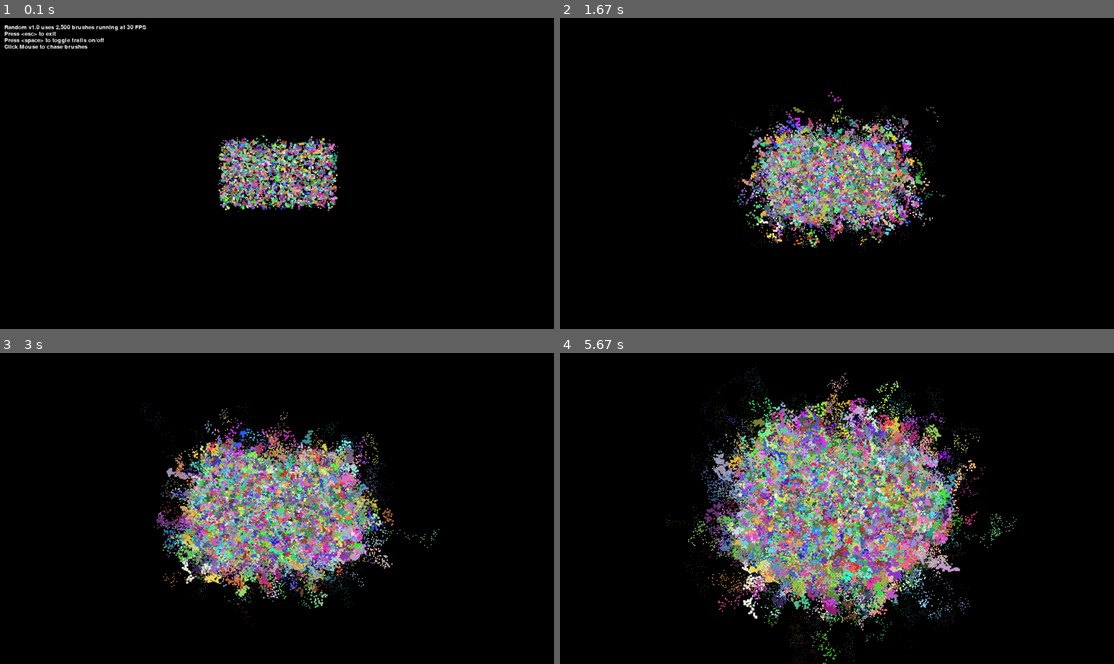
Above: before the commit, frames 1-4 (two rows, left to right).
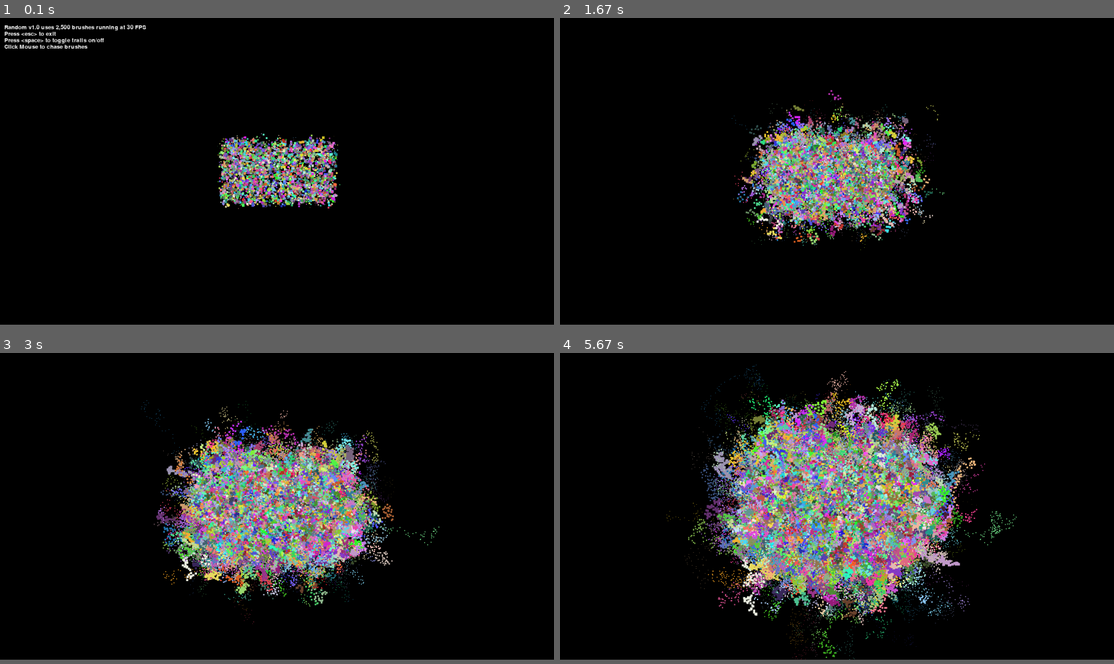
Above: after the commit, the same moments.

Repository: BetMadZac73/PYGAME
Game: pygame game, started from random_draw.py
The game is run twice, just before and just after one commit, with the same random seed, the same clock (stepped at 60 frames per second) and the same inputs.
Inputs (mouse positions are in pixels of both pictures, inside the frame that each line leads up to):
- Up to frame 1 (0.1 s): no input
- Up to frame 2 (1.67 s): click (837, 170) at 0.38 s; click (892, 238) at 0.72 s; tap Space at 1.07, 1.37 s; click (920, 64) at 1.08 s; click (704, 111) at 1.55 s
- Up to frame 3 (3 s): click (277, 542) at 1.88 s; click (199, 443) at 2.22 s; click (470, 586) at 2.55 s; click (94, 536) at 2.88 s
- Up to frame 4 (5.67 s): click (676, 446) at 3.22 s; click (704, 561) at 3.55 s; click (1036, 576) at 3.88 s; click (670, 620) at 4.22 s; click (665, 524) at 4.55 s; click (870, 592) at 4.88 s; click (936, 608) at 5.22 s; click (643, 614) at 5.55 s
In our replay, the window is 900x506 before the commit and 900x499 after it. These sizes can differ from the game's own. Grey fills any space a smaller window leaves; there, only what the larger window draws over its background counts as a difference.

The runs differ from the first frame. In frame 1, 4.4% of the frame differs, in the area x 39-62%, y 36-63%; in frame 2, 10%; in frame 3, 16%; in frame 4, 25%, in the area x 19-83%, y 3-100%.

Commit message:
Update random_draw.py
just allow me to catch the top of the window so i can move to another display screen (multiple screen set up)

Diff:
--- a/random_draw.py
+++ b/random_draw.py
@@ -18,7 +18,7 @@
 # put it in a Try clause - hopefully will also work therefore on non-Windows
 try:
     from win32api import GetSystemMetrics         # we want to get the screen size
-    HEIGHT = GetSystemMetrics(1)
+    HEIGHT = GetSystemMetrics(1) - 10
     WIDTH = GetSystemMetrics(0)
 except:
     HEIGHT = 750
